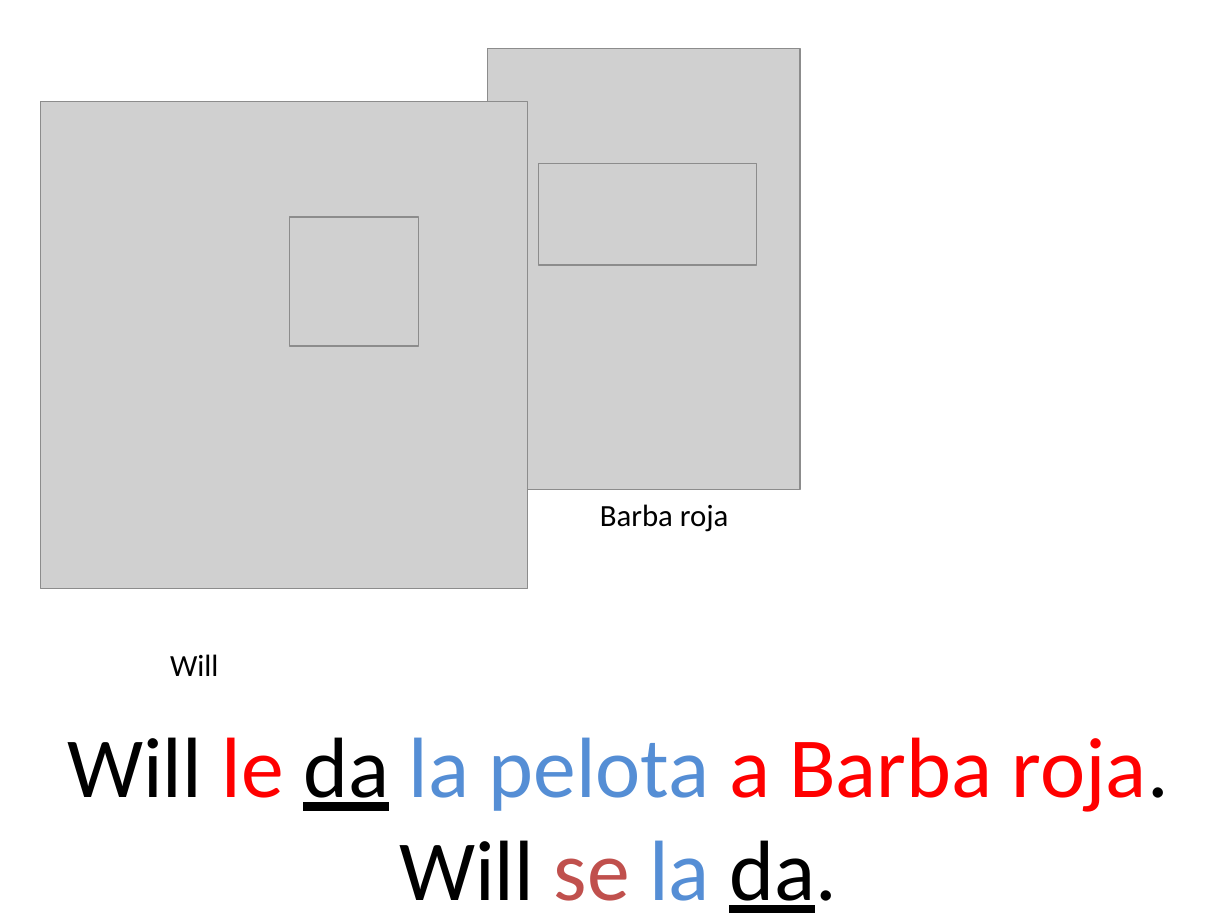
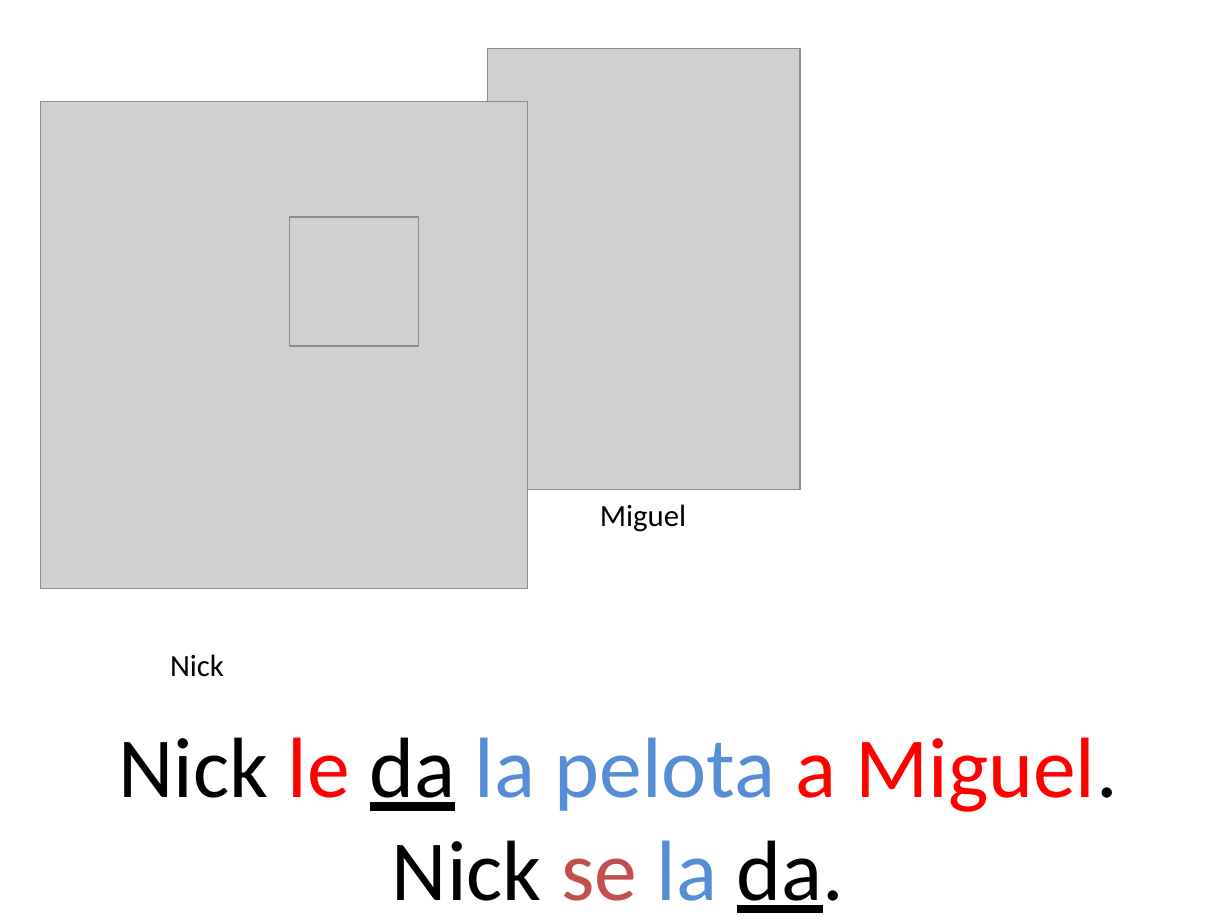
Before and after one commit to midd-teaching/1_5_recursos, a slide deck: slide 4 of archive/midd_comunicacion_1_5_2018/slides/cap8/assets/ejercicios/cdci.pptx. Drawn at 1232x924 pixels with LibreOffice and Linux fonts; fonts in the diff are those of the drawing; grey boxes stand for pictures. Boxes give left, top, right and bottom in pixels: in the first picture for what was removed or moved away, otherwise in the second. Text is boxed around its words. In the diff, an @@ line names an element or a change of style, - is before the commit and + after.

```diff
--- a/archive/midd_comunicacion_1_5_2018/slides/cap8/assets/ejercicios/cdci.pptx
+++ b/archive/midd_comunicacion_1_5_2018/slides/cap8/assets/ejercicios/cdci.pptx
@@ picture removed at <box>538,164,756,265</box> @@
@@ text at <box>600,504,686,532</box>: text changed @@
-Barba roja
+Miguel
@@ text at <box>170,654,224,677</box>: text changed @@
-Will
+Nick
@@ text at <box>118,737,1118,913</box>: text changed @@
-Will le da la pelota a Barba roja.
-Will se la da.
+Nick le da la pelota a Miguel.
+Nick se la da.
```
Also in this commit, not shown: 13 other slides changed, 2 slides added, 2 slides removed, 14 other files.
